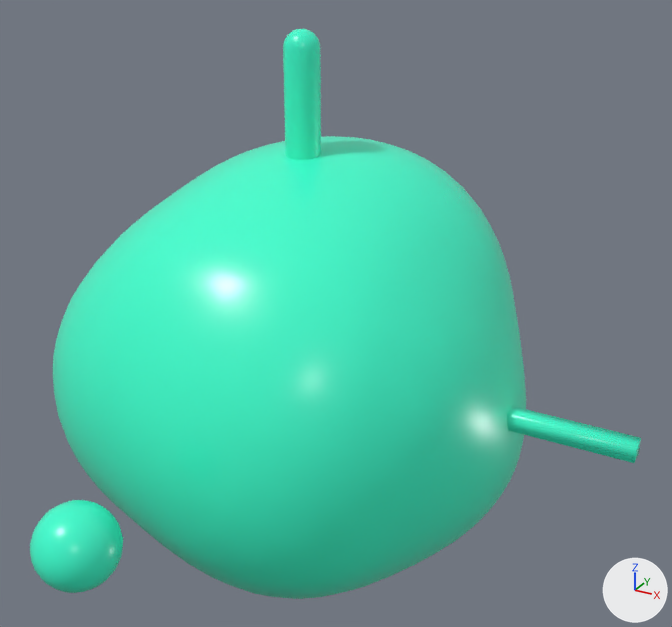
Before and after pictures for a commit that changed the FBX model data/HIV/geoms/EnvelopeBilayer3.FBX.
Both versions are drawn from a camera (50 mm lens) standing at (13.15, -22.01, 13.0) and looking at (1.69, -1.19, 2.59). Arrows for +X, +Y and +Z are at lower right; the lights stay in place. Where no turn or scale is listed for an object, it has been applied to the vertices.

The scene before the commit, as lines of its bpy script (objects in view):
```python
me_envelopebilayer_ncl1_1 = bpy.data.meshes.new('EnvelopeBilayer_ncl1_1')
me_envelopebilayer_ncl1_1.from_pydata(...)  # 4307 vertices, 8594 faces; spans x -7.1..10.0, y -11.0..7.5, z -6.6..10.0
me_envelopebilayer_ncl1_1.materials.append(mat_4bil)  # cyan #3dffd1
ob_envelopebilayer = bpy.data.objects.new('EnvelopeBilayer', me_envelopebilayer_ncl1_1)
ob_envelopebilayer.location = (0.0, 0.0, 0.0)
```
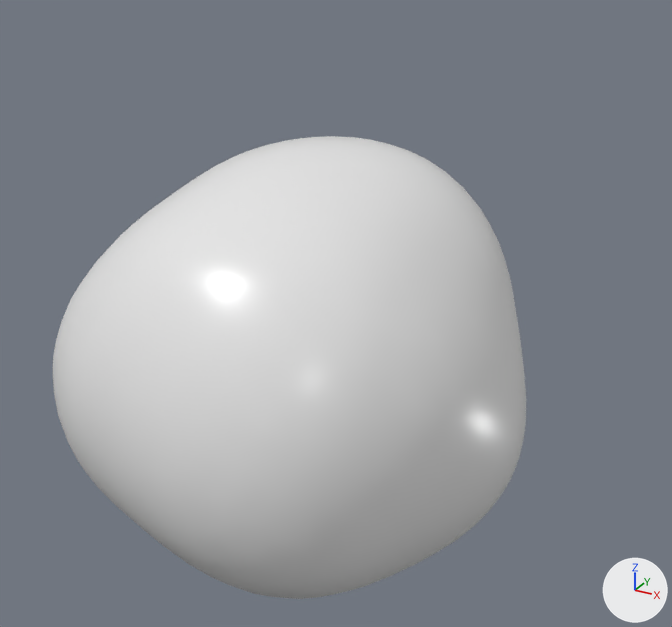
Pixel boxes (x1, y1, x2, y2) of what changed, in the pictures (672 x 627 px):
'EnvelopeBilayer', reshaped (23% narrower, 19% shorter)
    before: (30, 29, 641, 599)
    after: (53, 136, 526, 599)
part 1 of me_envelopebilayer_ncl1_1, deleted
    before: (283, 29, 321, 160)
part 2 of me_envelopebilayer_ncl1_1, deleted
    before: (30, 500, 123, 593)
part 3 of me_envelopebilayer_ncl1_1, deleted
    before: (507, 406, 641, 463)
part 4 of me_envelopebilayer_ncl1_1, recoloured
    both: (53, 136, 526, 599)

The change in detail:
Material 'BilayerSimple' (mat_bilayersimple) is new.
Its base color is (0.8, 0.8, 0.8) (white #e7e7e7).
Its roughness is 0.293.
me_envelopebilayer_ncl1_1 is used by ob_envelopebilayer; location (0.0, 0.0, 0.0).
me_envelopebilayer_ncl1_1 had 4307 vertices, 8594 faces and spanned x -7.1..10.0, y -11.0..7.5, z -6.6..10.0.
me_envelopebilayer_ncl1_1 now has 3203 vertices, 6398 faces and spans x -7.1..6.7, y -7.1..7.5, z -6.6..6.8.
me_envelopebilayer_ncl1_1 part 1: the loose piece of 830 vertices spanning x -0.5..0.5, y -0.5..0.5, z 0.0..10.0 is deleted.
me_envelopebilayer_ncl1_1 part 2: the loose piece of 266 vertices spanning x -1.0..1.0, y -11.0..-9.0, z -1.0..1.0 is deleted.
me_envelopebilayer_ncl1_1 part 3: the loose piece of 8 vertices spanning x 0.0..10.0, y -0.2..0.2, z -0.2..0.2 is deleted.
me_envelopebilayer_ncl1_1 part 4: 6398 faces spanning x -7.1..6.7, y -7.1..7.5, z -6.6..6.8 switch from mat_4bil (cyan #3dffd1) to mat_bilayersimple (white #e7e7e7).
